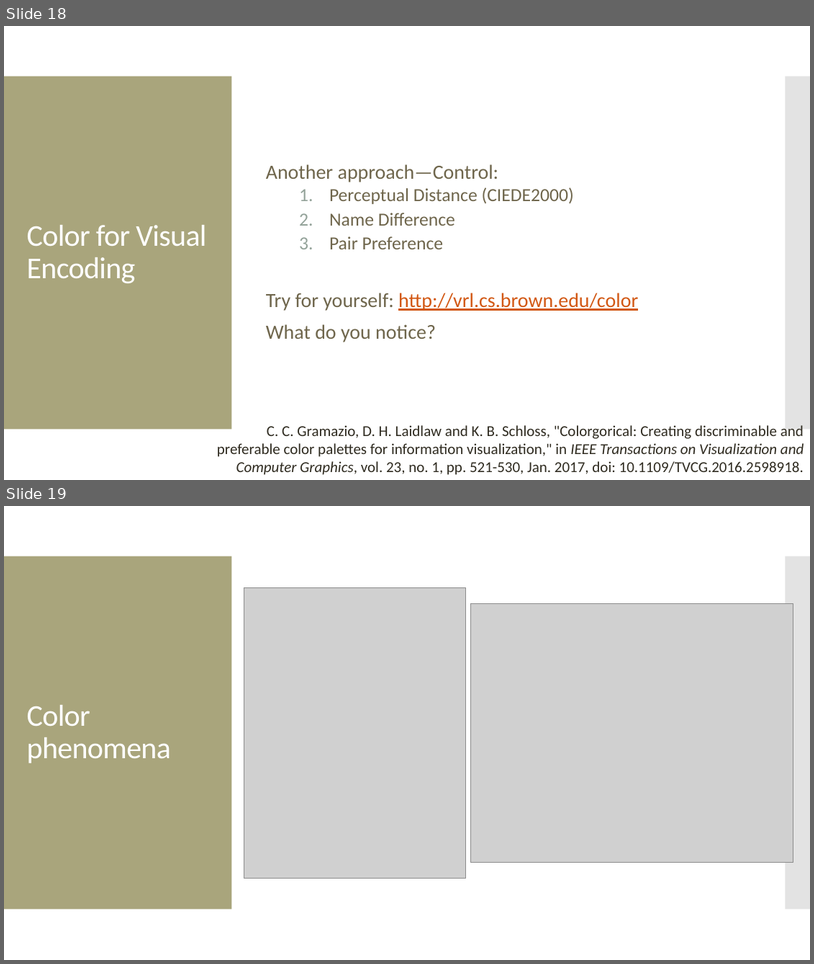
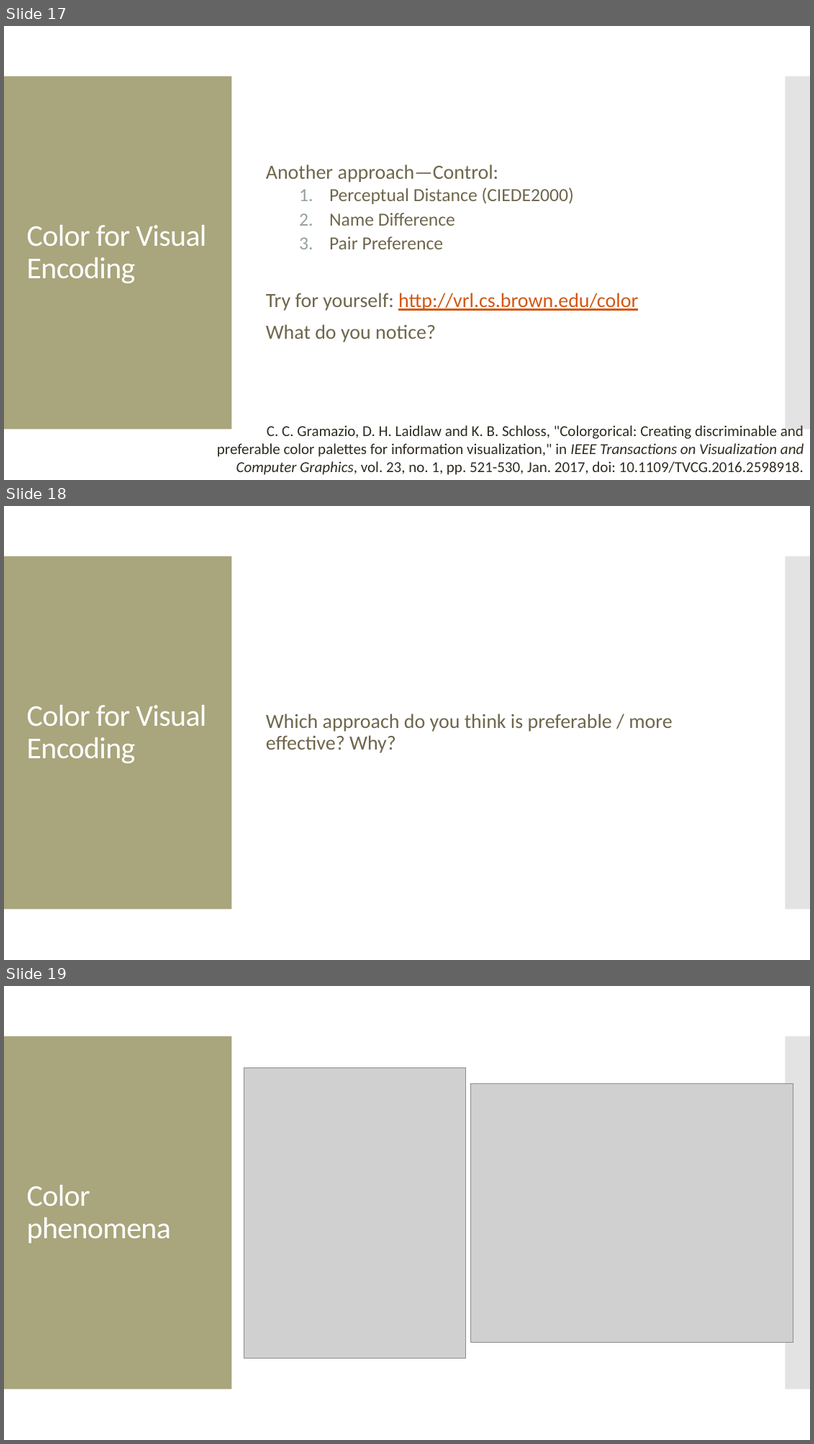
Before and after one commit to amosca01/SDS-CSC109, a slide deck: slides/06-color.pptx. Shown one above the other, each under a label of ours: slides 18 and 19 before the commit, slides 17, 18 and 19 after it. The pictures are 814x964 and 814x1444 pixels, drawn with LibreOffice and Linux fonts; fonts in the diff are those of the drawing; grey boxes stand for pictures. Boxes give left, top, right and bottom in pixels: in the first picture for what was removed or moved away, otherwise in the second. Text is boxed around its words. In the diff, an @@ line names an element or a change of style, - is before the commit and + after.

```diff
--- a/slides/06-color.pptx
+++ b/slides/06-color.pptx
@@ slide 18 added at (x1=4, y1=506, x2=810, y2=960), background #FFFFFF; not listed: 2 template elements that a slide beside it also shows @@
@@ text added at (x1=27, y1=705, x2=206, y2=763), 36 pt, text #FFFFFF @@
+Color for Visual Encoding
@@ text added at (x1=266, y1=713, x2=672, y2=753), 24 pt, text #6F664C @@
+Which approach do you think is preferable / more effective? Why?
@@ what was slide 18 is now slide 17 @@
```
Also in this commit, not shown: 2 other slides added, 2 slides removed, 6 other files.
